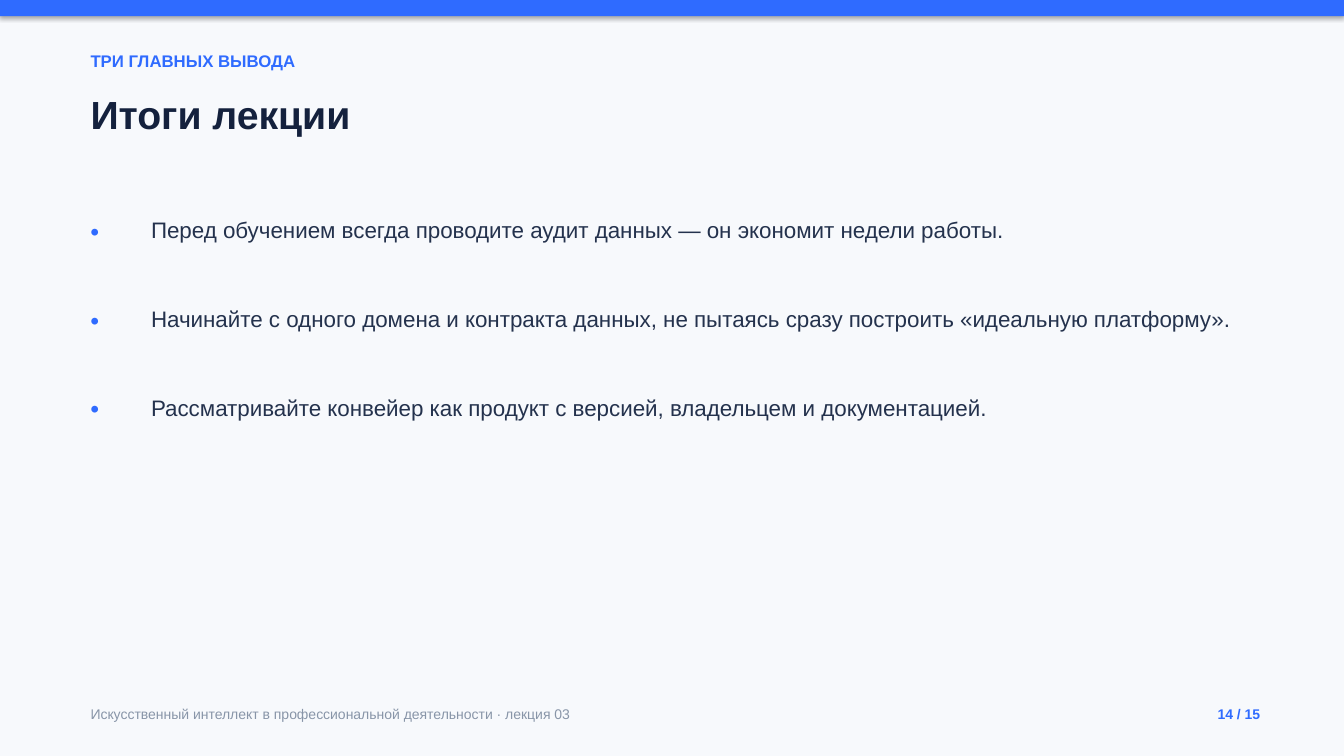
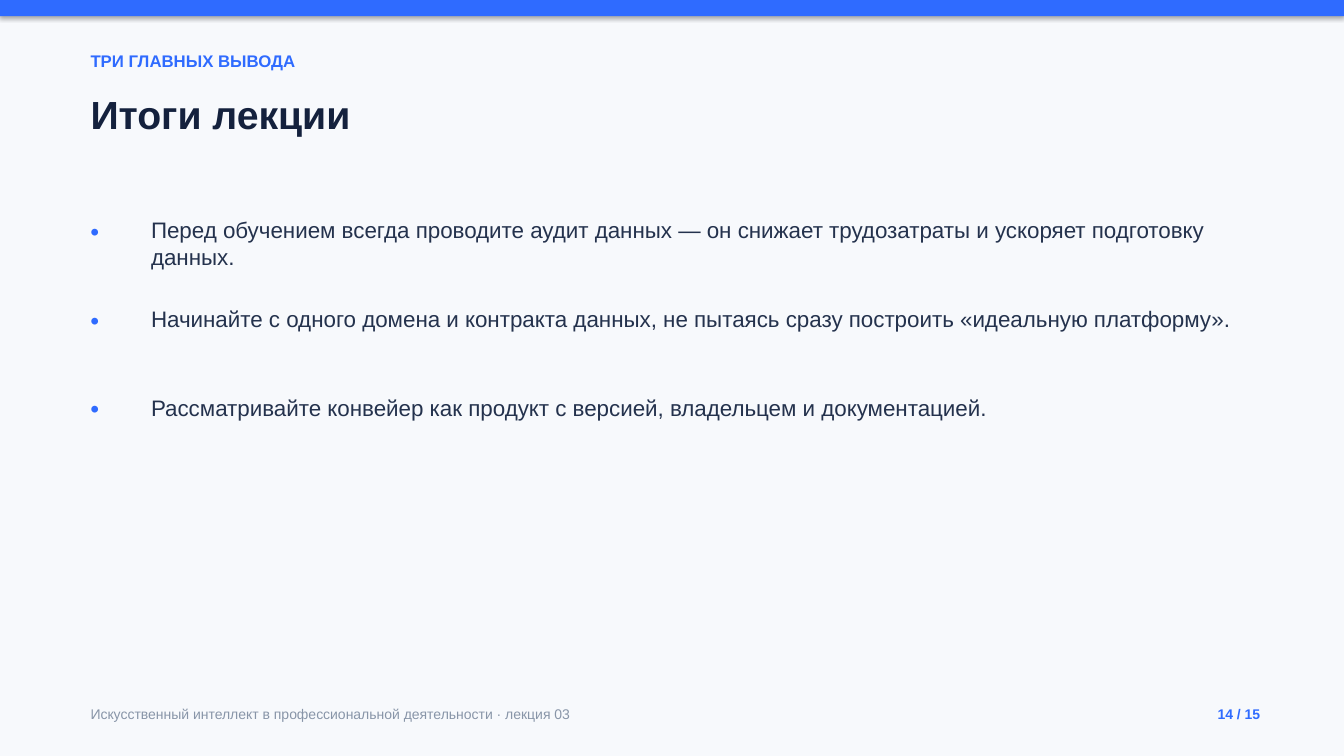
Before and after one commit to ketty3/ketty3.github.io, a slide deck: slide 14 of presentations/lecture-03.pptx. Drawn at 1344x756 pixels with LibreOffice and Linux fonts; fonts in the diff are those of the drawing. Boxes give left, top, right and bottom in pixels: in the first picture for what was removed or moved away, otherwise in the second. Text is boxed around its words. In the diff, an @@ line names an element or a change of style, - is before the commit and + after.

```diff
--- a/presentations/lecture-03.pptx
+++ b/presentations/lecture-03.pptx
@@ text at [151, 221, 1204, 270]: text changed @@
-Перед обучением всегда проводите аудит данных — он экономит недели работы.
+Перед обучением всегда проводите аудит данных — он снижает трудозатраты и ускоряет подготовку данных.
```
Also in this commit, not shown: 1 other slide changed, 44 other files.
